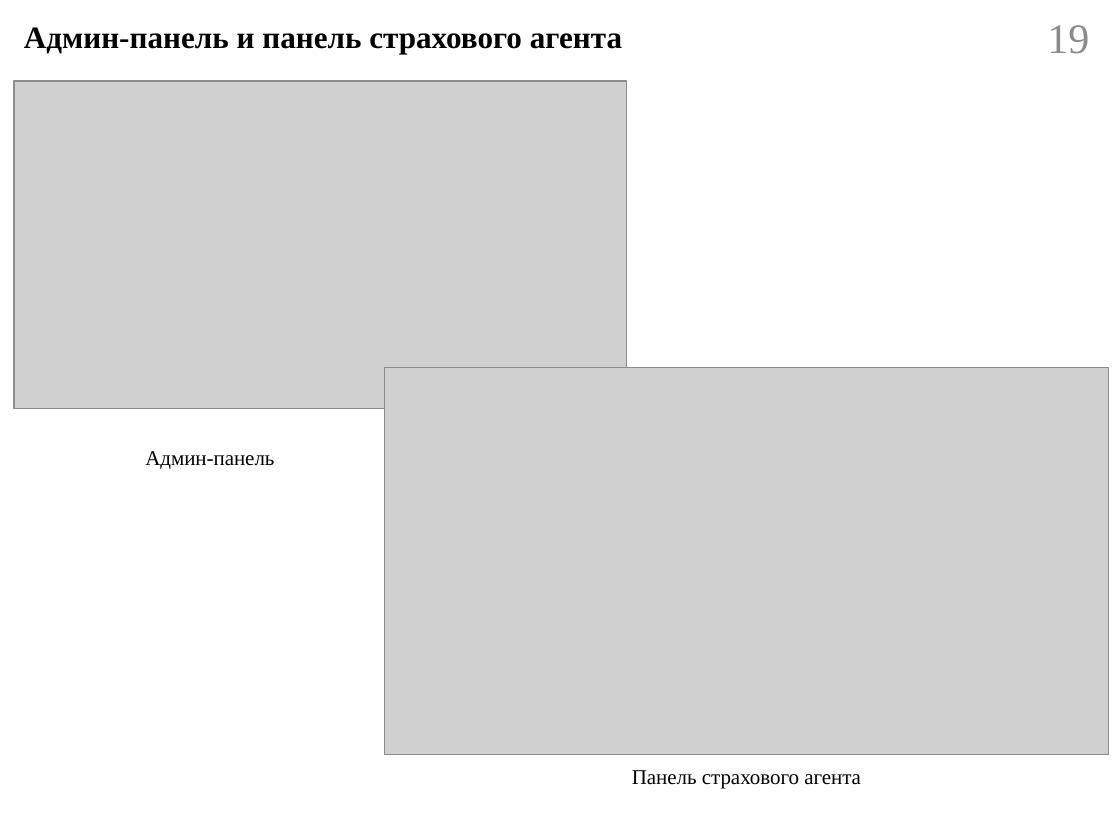
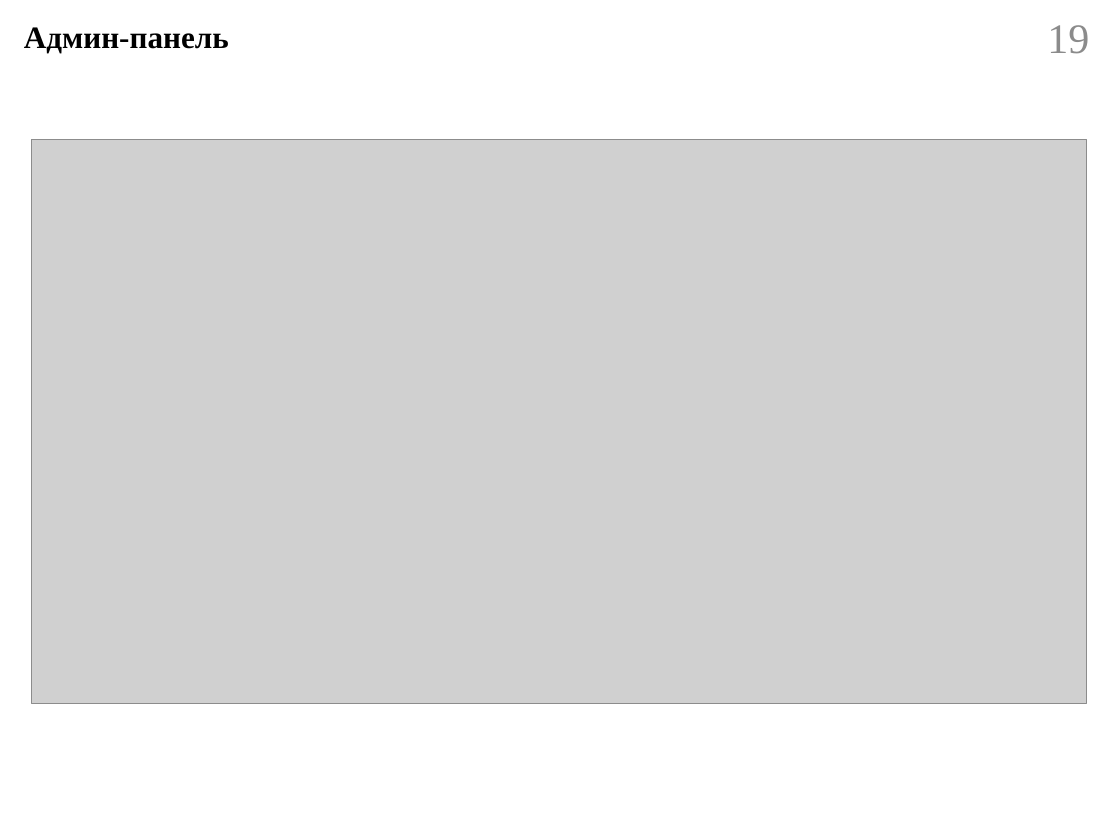
Before and after one commit to Belousov-Kirill-1ISP21/diplom, a slide deck: slide 19 of docs/Презентация.pptx. Drawn at 1120x840 pixels with LibreOffice and Linux fonts; fonts in the diff are those of the drawing; grey boxes stand for pictures. Boxes give left, top, right and bottom in pixels: in the first picture for what was removed or moved away, otherwise in the second. Text is boxed around its words. In the diff, an @@ line names an element or a change of style, - is before the commit and + after.

```diff
--- a/docs/Презентация.pptx
+++ b/docs/Презентация.pptx
@@ title at box(24, 27, 229, 54): text changed @@
-Админ-панель и панель страхового агента
+Админ-панель
@@ picture: place and size @@
-picture at box(13, 81, 626, 408)
+picture at box(31, 139, 1086, 703)
@@ picture removed at box(384, 367, 1109, 755) @@
@@ text removed at box(145, 451, 274, 469) @@
-Админ-панель
@@ text removed at box(632, 770, 861, 789) @@
-Панель страхового агента
```
Also in this commit, not shown: 11 other slides changed, 2 slides added, 1 slide removed, 14 other files.
